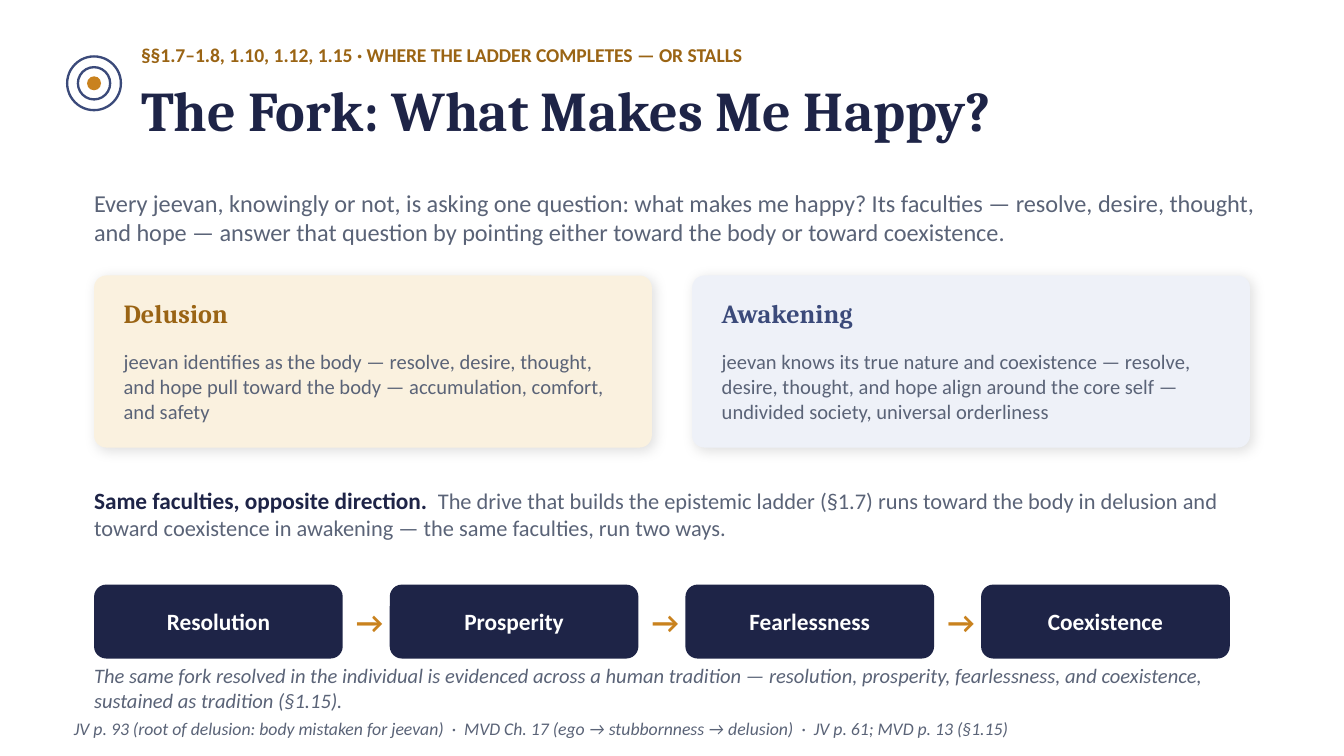
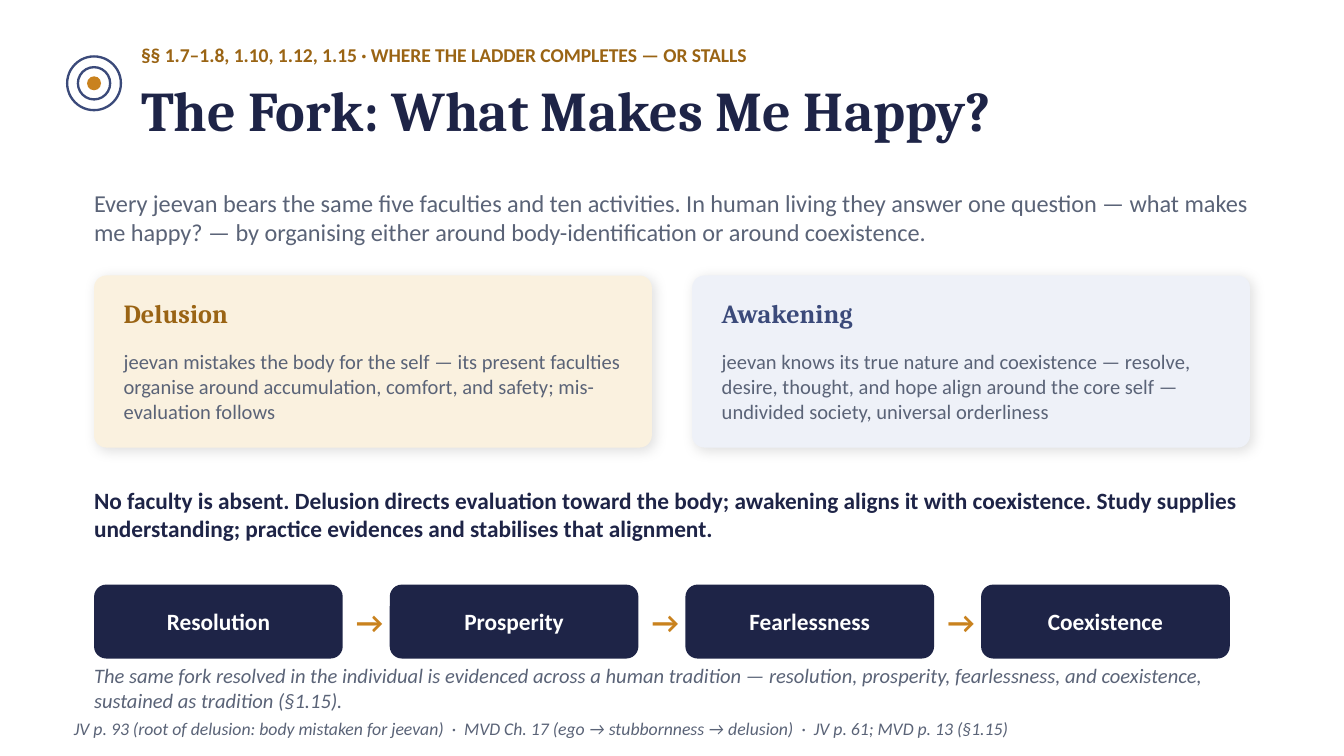
Before and after one commit to raghavamohan/AnalyticMadhyasthDarshan, a slide deck: slide 21 of Studies/The-Ontology-of-Coexistence/The-Ontology-of-Existence-Madhyasth-Darshan.pptx. Drawn at 1344x756 pixels with LibreOffice and Linux fonts; fonts in the diff are those of the drawing. Boxes give left, top, right and bottom in pixels: in the first picture for what was removed or moved away, otherwise in the second. Text is boxed around its words. In the diff, an @@ line names an element or a change of style, - is before the commit and + after.

Commit message:
Revise ontology around definite mutuality

```diff
--- a/Studies/The-Ontology-of-Coexistence/The-Ontology-of-Existence-Madhyasth-Darshan.pptx
+++ b/Studies/The-Ontology-of-Coexistence/The-Ontology-of-Existence-Madhyasth-Darshan.pptx
@@ text at (165, 48, 747, 65): spaces changed @@
-§§1.7–1.8, 1.10, 1.12, 1.15 · WHERE THE LADDER COMPLETES — OR STALLS
+§§ 1.7–1.8, 1.10, 1.12, 1.15 · WHERE THE LADDER COMPLETES — OR STALLS
@@ text at (94, 195, 1248, 245): text changed @@
-Every jeevan, knowingly or not, is asking one question: what makes me happy? Its faculties — resolve, desire, thought, and hope — answer that question by pointing either toward the body or toward coexistence.
+Every jeevan bears the same five faculties and ten activities. In human living they answer one question — what makes me happy? — by organising either around body-identification or around coexistence.
@@ text at (124, 354, 620, 419): text changed @@
-jeevan identifies as the body — resolve, desire, thought, and hope pull toward the body — accumulation, comfort, and safety
+jeevan mistakes the body for the self — its present faculties organise around accumulation, comfort, and safety; mis-evaluation follows
@@ text at (94, 492, 1236, 541): text changed; size 12 to 12.5 pt; text colour #5A6377 to #1E2447; bold on @@
-Same faculties, opposite direction. The drive that builds the epistemic ladder (§1.7) runs toward the body in delusion and toward coexistence in awakening — the same faculties, run two ways.
+No faculty is absent. Delusion directs evaluation toward the body; awakening aligns it with coexistence. Study supplies understanding; practice evidences and stabilises that alignment.
```
Also in this commit, not shown: 12 other slides changed, 12 other files.
